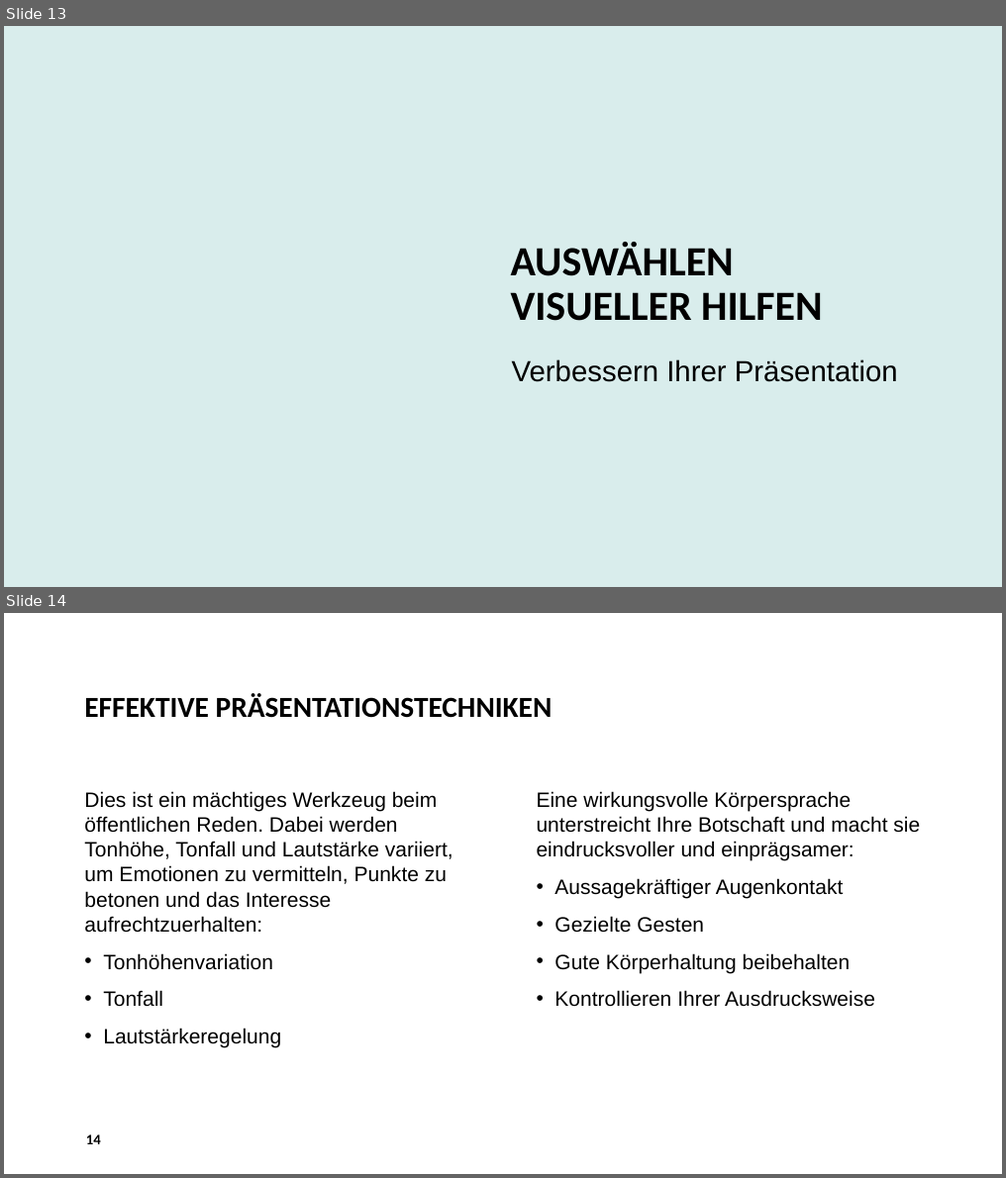
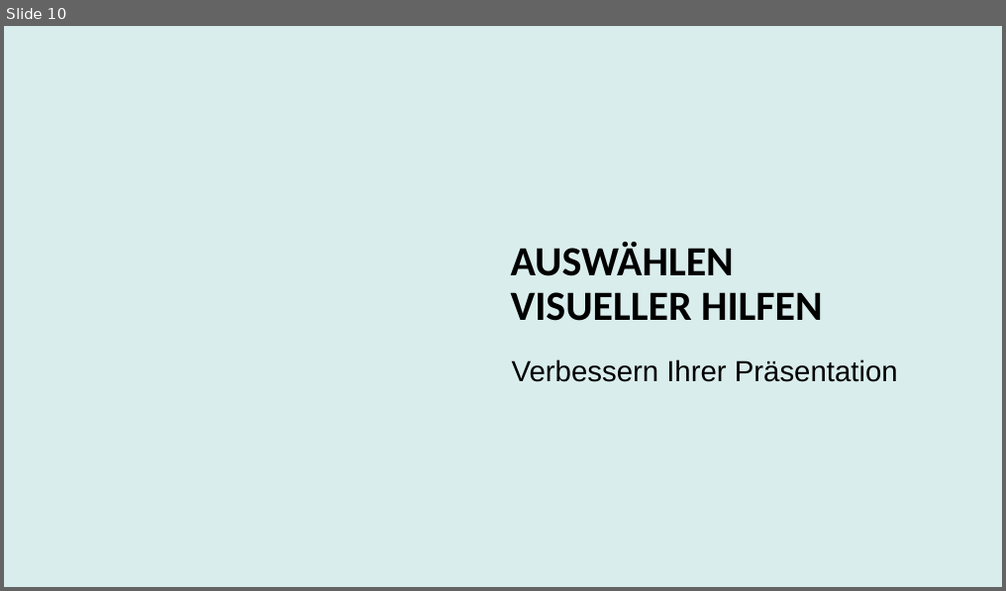
Before and after one commit to patricjenni/kochrezepte, a slide deck: docs/Präsentation_Kochrezepte.pptx. Shown one above the other, each under a label of ours: slides 13 and 14 before the commit, slide 10 after it. The pictures are 1006x1178 and 1006x591 pixels, drawn with LibreOffice and Linux fonts; fonts in the diff are those of the drawing; background and template pictures are left out. Boxes give left, top, right and bottom in pixels: in the first picture for what was removed or moved away, otherwise in the second. Text is boxed around its words. In the diff, an @@ line names an element or a change of style, - is before the commit and + after.

```diff
--- a/docs/Präsentation_Kochrezepte.pptx
+++ b/docs/Präsentation_Kochrezepte.pptx
@@ slide 14 removed at box(4, 613, 1002, 1174), background #FFFFFF @@
@@ title removed at box(84, 693, 552, 718) @@
-EFFEKTIVE PRÄSENTATIONSTECHNIKEN
@@ text removed at box(84, 791, 453, 1049) @@
-Dies ist ein mächtiges Werkzeug beim öffentlichen Reden. Dabei werden Tonhöhe, Tonfall und Lautstärke variiert, um Emotionen zu vermitteln, Punkte zu betonen und das Interesse aufrechtzuerhalten:
-  • Tonhöhenvariation
-  • Tonfall
-  • Lautstärkeregelung
@@ text removed at box(537, 791, 920, 1007) @@
-Eine wirkungsvolle Körpersprache unterstreicht Ihre Botschaft und macht sie eindrucksvoller und einprägsamer:
-  • Aussagekräftiger Augenkontakt
-  • Gezielte Gesten
-  • Gute Körperhaltung beibehalten
-  • Kontrollieren Ihrer Ausdrucksweise
@@ page number removed at box(86, 1135, 101, 1145) @@
-14
@@ what was slide 13 is now slide 10 @@
```
Also in this commit, not shown: 8 slides changed, 8 other slides removed.
